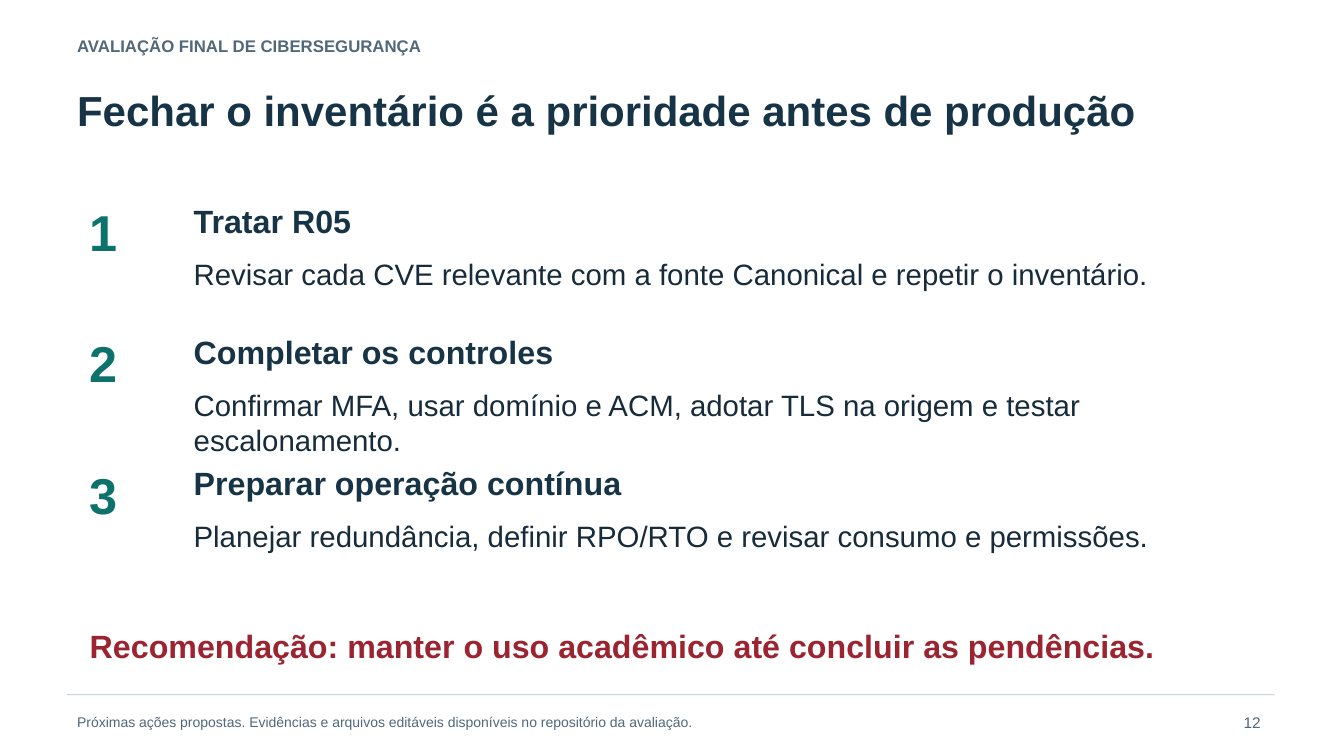
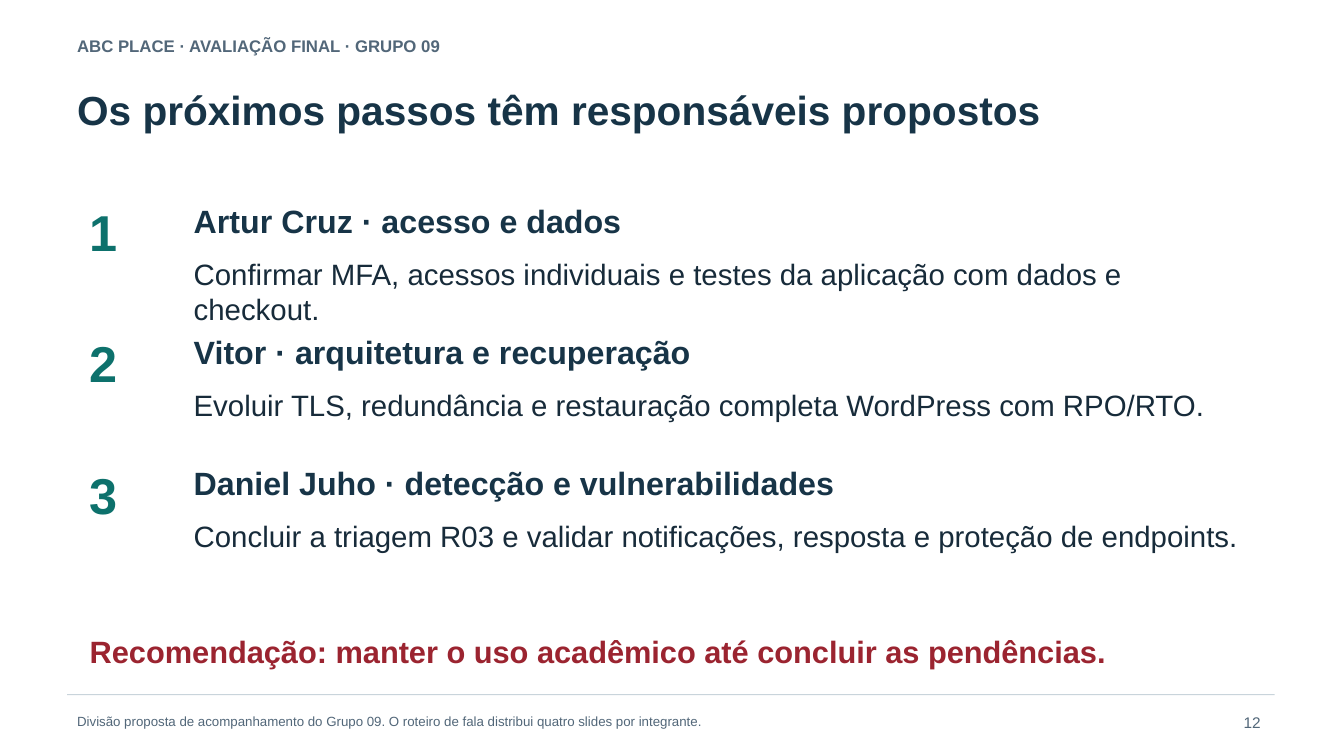
Before and after one commit to vitorkenzo299/CyberSec-ProvaFinal-26.2, a slide deck: slide 12 of entrega/Apresentacao_Executiva.pptx. Drawn at 1344x756 pixels with LibreOffice and Linux fonts; fonts in the diff are those of the drawing. Boxes give left, top, right and bottom in pixels: in the first picture for what was removed or moved away, otherwise in the second. Text is boxed around its words. In the diff, an @@ line names an element or a change of style, - is before the commit and + after.

Commit message:
Alinha avaliacao a ABC Place aos roteiros anteriores e ao Grupo 09

```diff
--- a/entrega/Apresentacao_Executiva.pptx
+++ b/entrega/Apresentacao_Executiva.pptx
@@ text at (x1=77, y1=38, x2=440, y2=56): text changed @@
-AVALIAÇÃO FINAL DE CIBERSEGURANÇA
+ABC PLACE · AVALIAÇÃO FINAL · GRUPO 09
@@ text at (x1=77, y1=94, x2=1040, y2=133): text changed; size 30 to 29 pt @@
-Fechar o inventário é a prioridade antes de produção
+Os próximos passos têm responsáveis propostos
@@ text at (x1=194, y1=209, x2=621, y2=234): text changed @@
-Tratar R05
+Artur Cruz · acesso e dados
@@ text at (x1=194, y1=263, x2=1121, y2=321): text changed @@
-Revisar cada CVE relevante com a fonte Canonical e repetir o inventário.
+Confirmar MFA, acessos individuais e testes da aplicação com dados e checkout.
@@ text at (x1=194, y1=340, x2=690, y2=371): text changed @@
-Completar os controles
+Vitor · arquitetura e recuperação
@@ text at (x1=194, y1=394, x2=1204, y2=422): text changed @@
-Confirmar MFA, usar domínio e ACM, adotar TLS na origem e testar escalonamento.
+Evoluir TLS, redundância e restauração completa WordPress com RPO/RTO.
@@ text at (x1=194, y1=471, x2=834, y2=502): text changed @@
-Preparar operação contínua
+Daniel Juho · detecção e vulnerabilidades
@@ text at (x1=194, y1=525, x2=1238, y2=553): text changed @@
-Planejar redundância, definir RPO/RTO e revisar consumo e permissões.
+Concluir a triagem R03 e validar notificações, resposta e proteção de endpoints.
@@ text "Recomendação: manter o uso acadêmico ..." at (x1=90, y1=640, x2=1106, y2=669): size 23 to 22 pt @@
@@ text at (x1=77, y1=716, x2=702, y2=729): text changed; size 10 to 9.5 pt @@
-Próximas ações propostas. Evidências e arquivos editáveis disponíveis no repositório da avaliação.
+Divisão proposta de acompanhamento do Grupo 09. O roteiro de fala distribui quatro slides por integrante.
```
Also in this commit, not shown: 7 other slides changed, 4 slides added, 4 slides removed, 59 other files.
